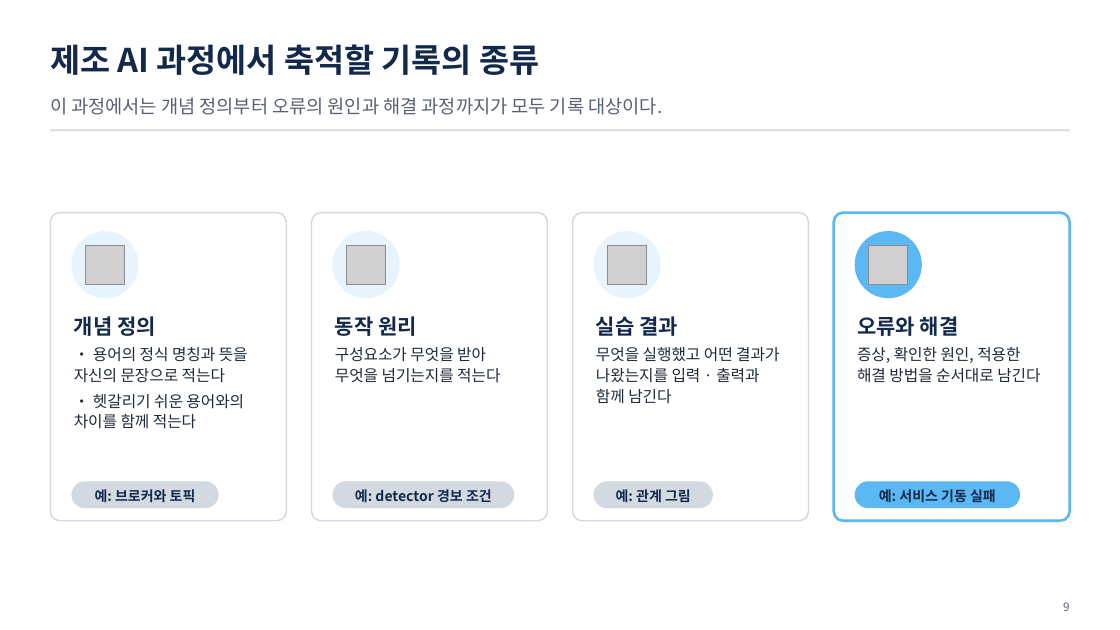
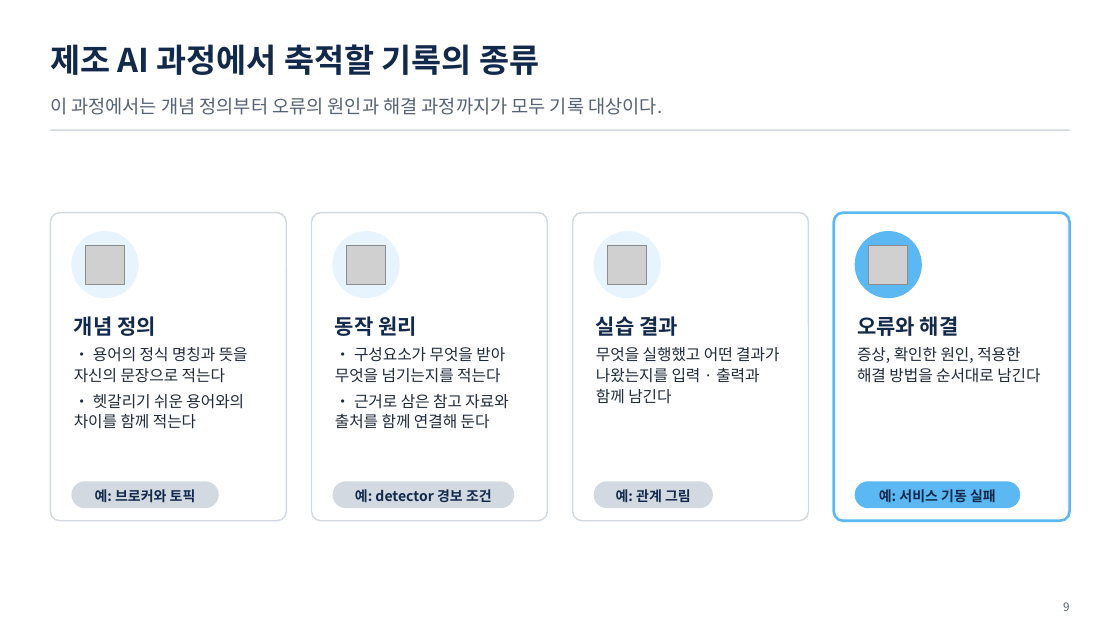
Before and after one commit to uengine-oss/hyd-iot-edu, a slide deck: slide 9 of docs/교재/통합반/01일차/통합반_01일차.pptx. Drawn at 1120x630 pixels with LibreOffice and Linux fonts; fonts in the diff are those of the drawing; grey boxes stand for pictures. Boxes give left, top, right and bottom in pixels: in the first picture for what was removed or moved away, otherwise in the second. Text is boxed around its words. In the diff, an @@ line names an element or a change of style, - is before the commit and + after.

```diff
--- a/docs/교재/통합반/01일차/통합반_01일차.pptx
+++ b/docs/교재/통합반/01일차/통합반_01일차.pptx
@@ text at (335,347,508,429): text changed @@
-구성요소가 무엇을 받아 무엇을 넘기는지를 적는다
+• 구성요소가 무엇을 받아 무엇을 넘기는지를 적는다
+• 근거로 삼은 참고 자료와 출처를 함께 연결해 둔다
```
Also in this commit, not shown: 2 other slides changed, 23 other files.
